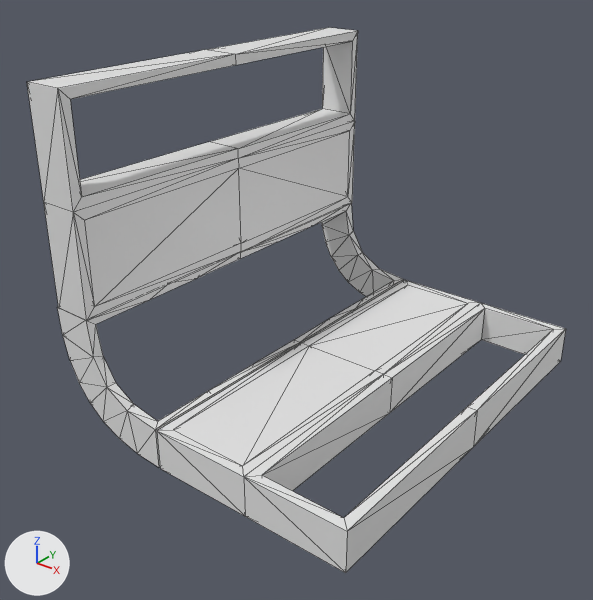
The OBJ model data/bmc/SET_4W2C/t_136.obj as it was, and as the next commit left it.
Camera for both pictures: a 50 mm lens placed at (1.15, -1.459, 0.822), pointed at (0.064, -0.101, -0.02). Every picture has the same lights, and +X, +Y and +Z are marked at lower left. Mesh edges are drawn as thin lines. Where no turn or scale is listed for an object, it has been applied to the vertices.

In view in the first picture: 't_136'.
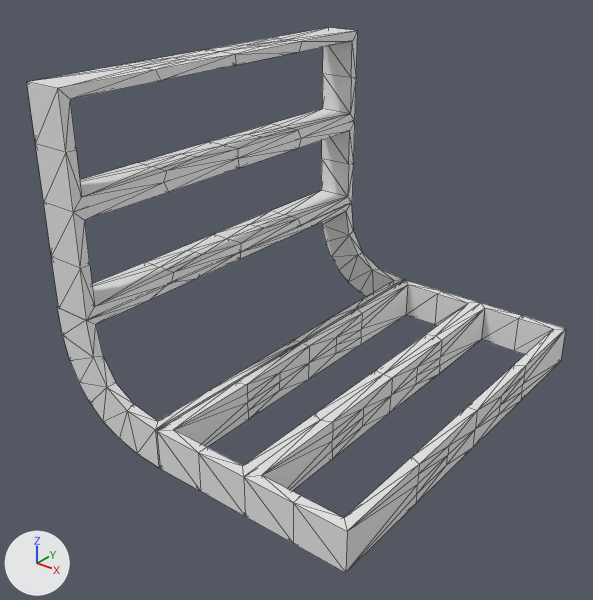
Where the change shows, as pixel boxes [x1, y1, x2, y2] in the pictures (593 x 600 px):
part 1 of me_t_136, added: after [27, 27, 566, 573]

The change, as a list of edits to the scene's bpy script:
```text
Change me_t_136:
    used by ob_t_136; location = (0.0, 0.0, 0.0)
    remove me_t_136.from_pydata(...)  # 167 vertices, 394 faces; spans x -0.304..0.5, y -0.5..0.5, z -0.3..0.5
    add me_t_136.from_pydata(...)  # 465 vertices, 1000 faces; spans x -0.304..0.5, y -0.5..0.5, z -0.3..0.5
    me_t_136 part 1: 298 vertices added at x -0.3..0.5, y -0.5..0.5, z -0.3..0.5
```
